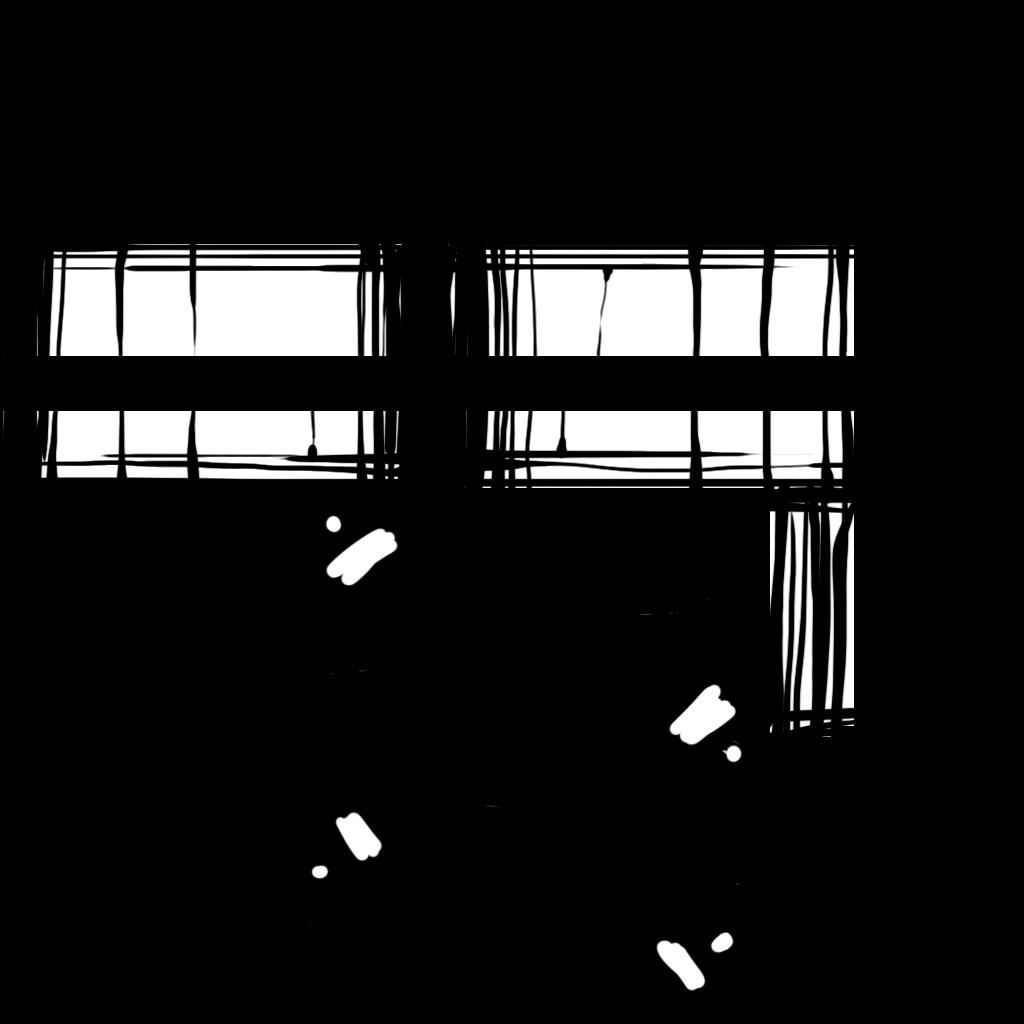
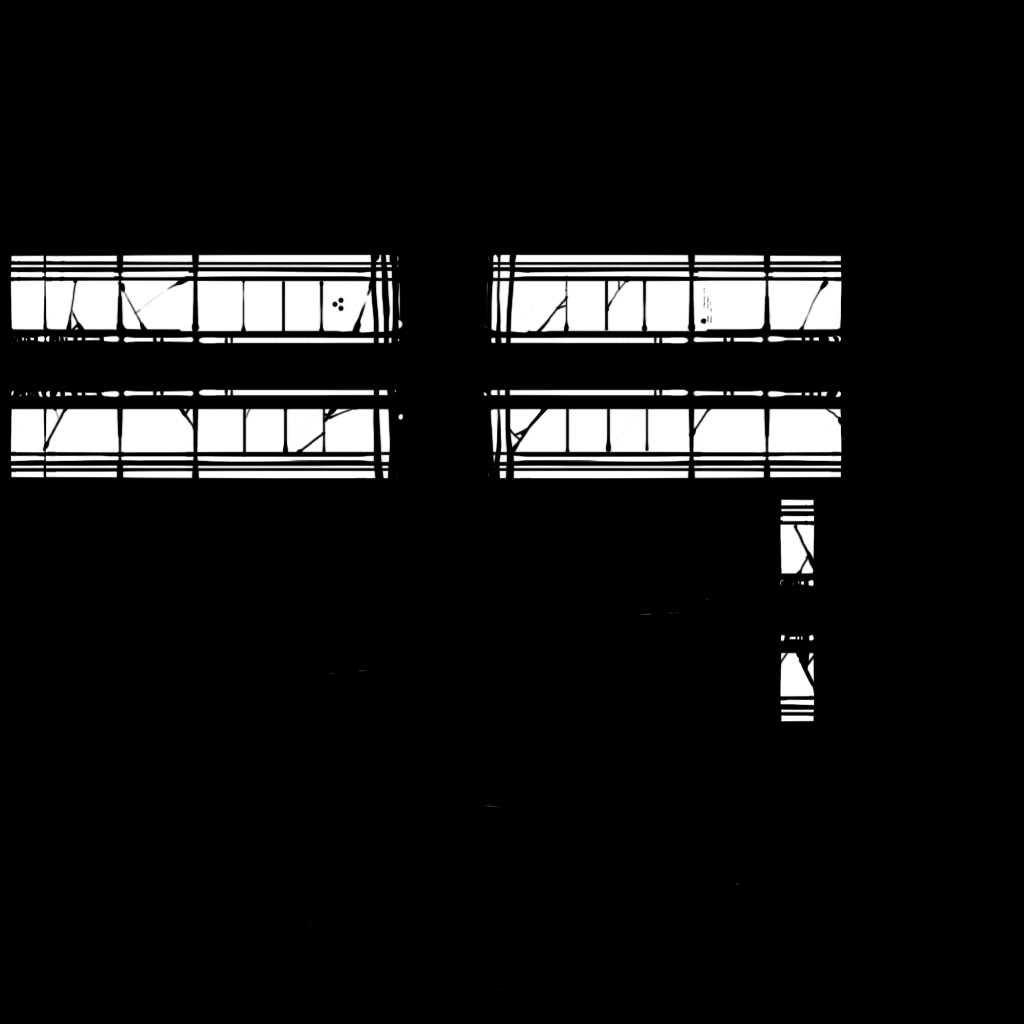
The second 1024×1024 image is a revision of the first. Changes to its layers:
renamed "Layer 6" to "Layer 15", painted on it over [2, 244, 854, 992]
removed layer "Layer 5" over [2, 244, 854, 992]
removed layer "Layer 4" over [3, 244, 854, 747]
removed layer "Layer 3" over [2, 244, 854, 737]
removed layer "Layer 2 copy 3" over [655, 932, 735, 992]
removed layer "Layer 2 copy 2" over [311, 811, 383, 879]
removed layer "Layer 2 copy" over [668, 684, 743, 763]
removed layer "Layer 2" over [325, 515, 399, 587]
added group "Group 1" with 1 layers above "Background" over [2, 244, 854, 992]
added layer "Layer 10" in group "Group 1" over [2, 244, 854, 992]
